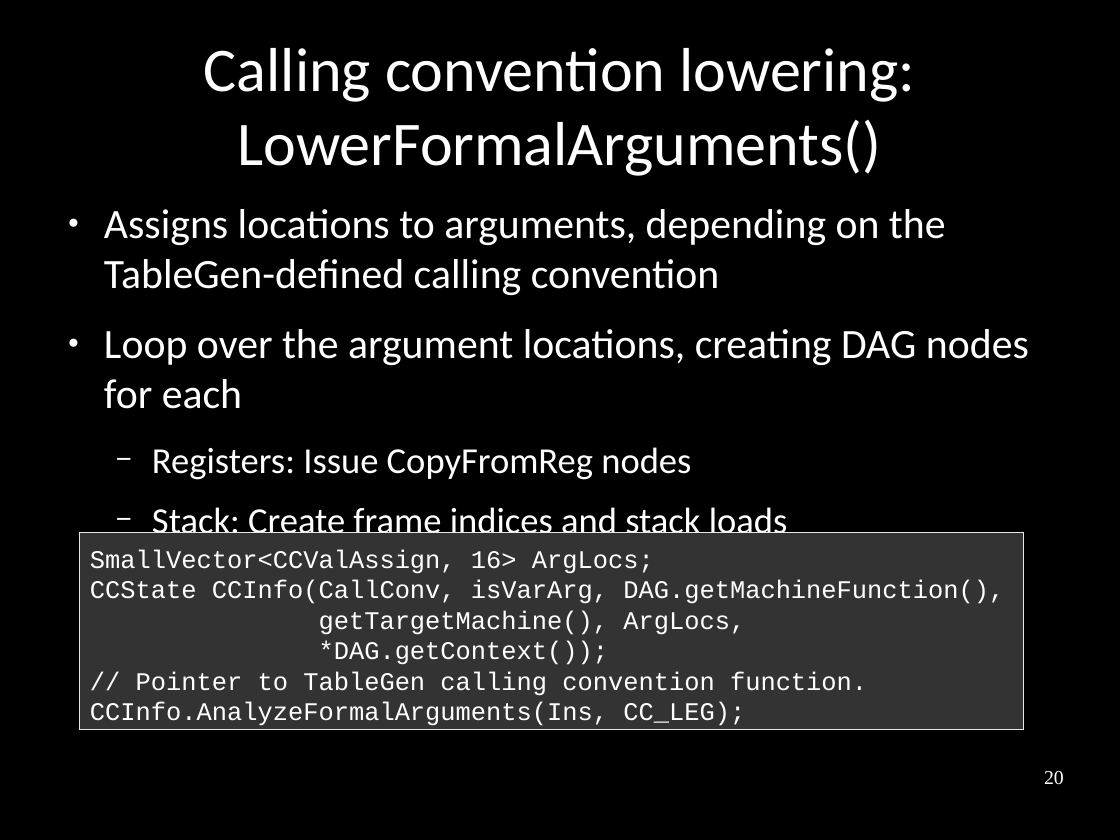
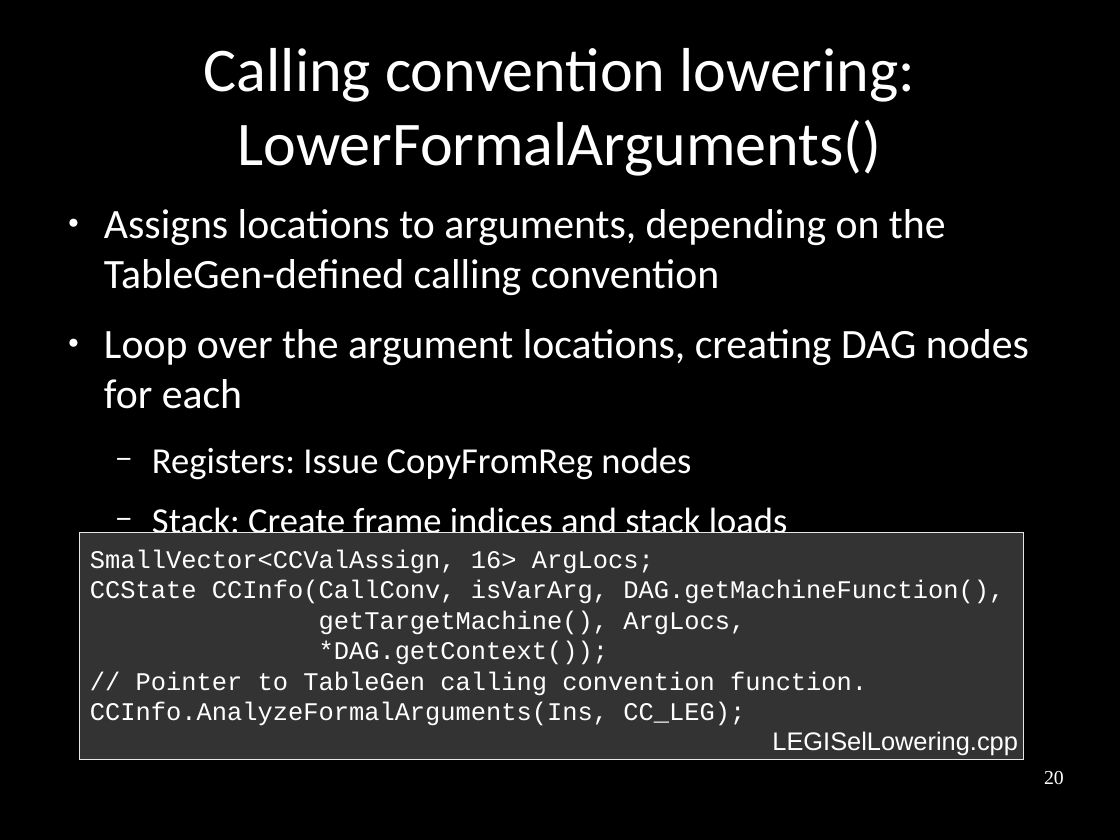
Before and after one commit to frasercrmck/llvm-leg, a slide deck: slide 20 of docs/Codeplay/Slides.odp. Drawn at 1120x840 pixels with LibreOffice and Linux fonts; fonts in the diff are those of the drawing. Boxes give left, top, right and bottom in pixels: in the first picture for what was removed or moved away, otherwise in the second. Text is boxed around its words. In the diff, an @@ line names an element or a change of style, - is before the commit and + after.

```diff
--- a/docs/Codeplay/Slides.odp
+++ b/docs/Codeplay/Slides.odp
@@ rectangle "SmallVector<CCValAssign, 16> ArgLocs;": place and size @@
-rectangle "SmallVector<CCValAssign, 16> ArgLocs;" at [80,534,1024,731]
+rectangle "SmallVector<CCValAssign, 16> ArgLocs;" at [80,534,1024,760]
@@ text added at [772,731,1017,755], 18 pt, text #FFFFFF @@
+LEGISelLowering.cpp
```
Also in this commit, not shown: 23 other slides changed.
